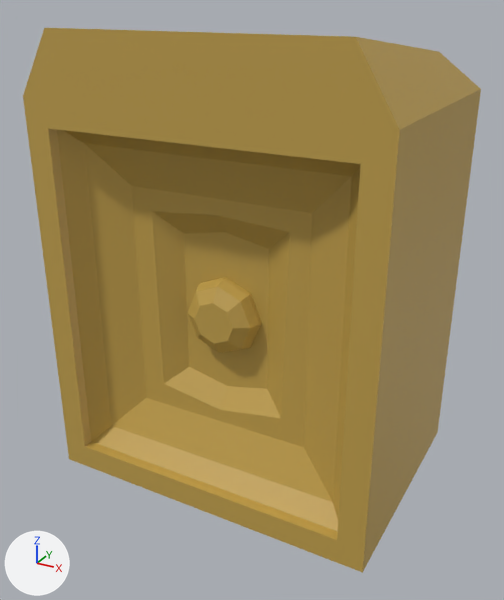
Before and after pictures for a commit that changed the FBX model EscapeEmocional/Assets/Prefabs/ObjetosRenata/caixaDeSom.fbx.
One viewpoint serves both versions: a 50 mm lens placed at (0.975, -1.972, 1.606), pointed at (-0.004, -0.191, 0.715). Arrows for +X, +Y and +Z are at lower left; the lights stay in place. Where no turn or scale is listed for an object, it has been applied to the vertices.
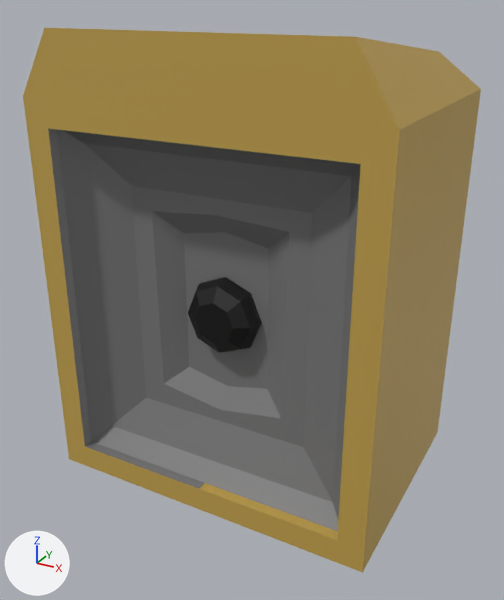
Changed parts and their boxes (x1, y1, x2, y2) in the pictures (504 x 600 px):
part 1 of me_cube_001, recoloured (yellow to black): (188, 277, 262, 353) in both
part 2 of me_cube_001, recoloured (yellow to grey): (48, 128, 360, 519) in both
part 3 of me_cube_001, recoloured: (63, 130, 361, 249) in both
part 4 of me_cube_001, recoloured (yellow to grey): (85, 367, 338, 531) in both

What the commit changed:
Material 'Material.002' (mat_material_002) is new.
Its base color is (0.0, 0.0, 0.0) (black #000000).
Material 'Material.003' (mat_material_003) is new.
Its base color is (0.19, 0.19, 0.19) (grey #797979).
me_cube_001 has 92 vertices, 85 faces and spans x -0.534..0.534, y -0.534..0.237, z -0.534..0.928.
me_cube_001 is used by ob_cube; location (0.0, 0.0, 0.597).
me_cube_001 part 1: 27 of the faces centred in x -0.102..0.102, y -0.429..-0.323, z 0.034..0.239 switch from mat_material_001 (yellow #c3a24d) to mat_material_002 (black #000000).
me_cube_001 part 2: all 12 faces centred in x -0.454..0.454, y -0.518..-0.357, z 0.143..0.149 switch from mat_material_001 (yellow #c3a24d) to mat_material_003 (grey #797979).
me_cube_001 part 3: all 10 faces centred in x -0.227..0.227, y -0.518..-0.38, z 0.412..0.669 switch from mat_material_001 (yellow #c3a24d) to mat_material_003 (grey #797979).
me_cube_001 part 4: all 9 faces centred in x -0.227..0.214, y -0.518..-0.38, z -0.38..-0.123 switch from mat_material_001 (yellow #c3a24d) to mat_material_003 (grey #797979).
